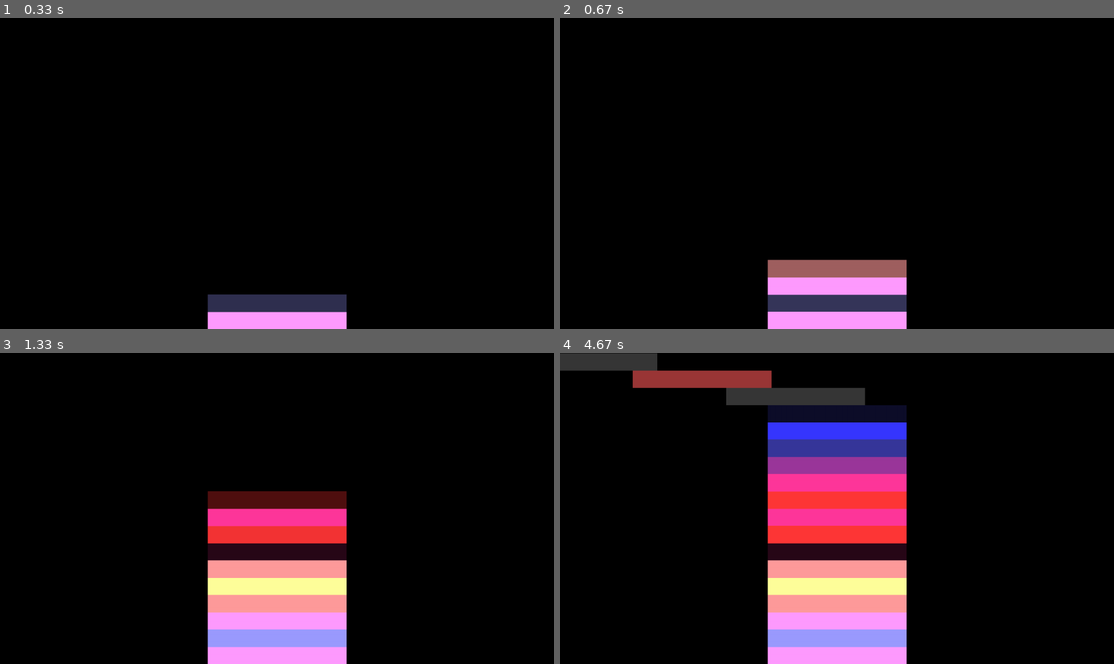
Above: before the commit, frames 1-4 (two rows, left to right).
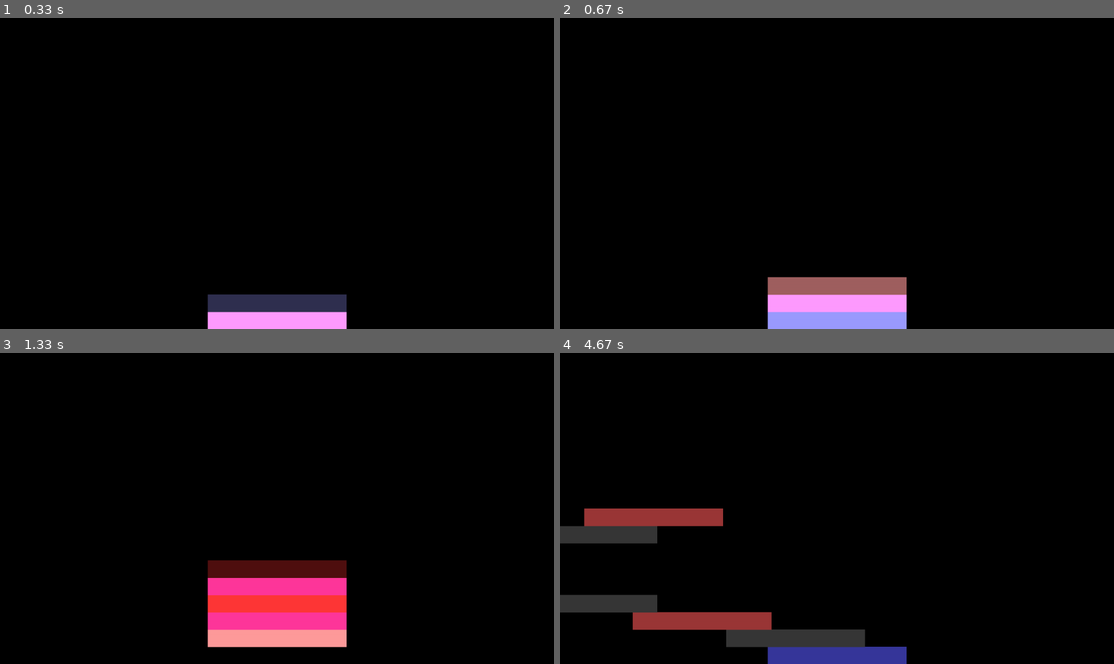
Above: after the commit, the same moments.

Repository: szalencia/STACKS-PYTHON
Game: pygame game, started from STACKS-2D.py
Two runs of this game, one before a commit and one after it. Both use one fixed random seed, a clock stepped at 60 frames per second and the inputs below.
Inputs:
- Up to frame 1 (0.33 s): no input
- Up to frame 2 (0.67 s): tap Space at 0.33 s
- Up to frame 3 (1.33 s): tap Space at 0.73, 1.03, 1.23 s
- Up to frame 4 (4.67 s): tap Space at 1.57, 1.87, 2.07, 2.37, 2.63, 2.97, 3.27, 3.8, 4.1, 4.47 s

Frame 1 is identical in both runs. In frame 2, 5.6% of the frame differs, in the area x 37-63%, y 77-100%; in frame 3, 14%; in frame 4, 30%, in the area x 0-63%, y 0-100%.

Commit message:
Update STACKS-2D.py
Everything alright just when we press the Space for the first time, it adds up a two stacks in the array

Diff:
--- a/STACKS-2D.py
+++ b/STACKS-2D.py
@@ -20,6 +20,7 @@
 colorPresent = [0,0,0]
 colorStep = 0
 movementStack = "rev"
+
 
 # COLOR UPDATE IS NICELY WORKING SO DON'T TOUCH :')
 def colorUpdate (colorLs):
@@ -47,11 +48,6 @@
     vertices[2][1]-=50
     vertices[3][1]-=50
     return vertices
-
-def renderAll (allcolors,allvertices):
-    for i in range (len(allcolors)-1):
-        pygame.draw.polygon(win,allcolors[i],allvertices[i])
-        pygame.display.update()
 
 while loop :
     pygame.time.delay(timeDelay)
@@ -91,15 +87,21 @@
     # GAME LOGICS ENGINE
     x = pygame.event.get()
     for event in x :
-        if event.type == pygame.KEYDOWN :
-            if event.key == pygame.K_SPACE :
-                colorArray.pop(-1)
-                stackArray.pop(-1)
+        if event.type == pygame.KEYDOWN:
+            if event.key == pygame.K_SPACE:
                 colorArray.append(copy.deepcopy(color))
                 stackArray.append(copy.deepcopy(stackVertices))
-                stackVertices = pushUp(stackVertices)
+                colorArray.pop(0)
+                stackArray.pop(0)
+                # stackVertices = pushUp(stackVertices)
                 color = colorUpdate(color)
-                renderAll(colorArray,stackArray)
+                win.fill((0,0,0))
+                for i in range (len(colorArray)):
+                    for j in range (len(stackArray[i])):
+                        stackArray[i][j][1] = stackArray[i][j][1] + 50
+                    pygame.draw.polygon(win,colorArray[i],stackArray[i])
+                # colorArray.pop(0)
+                # stackArray.pop(0)
         if event.type == pygame.QUIT :
             loop = False
     pygame.display.update()
